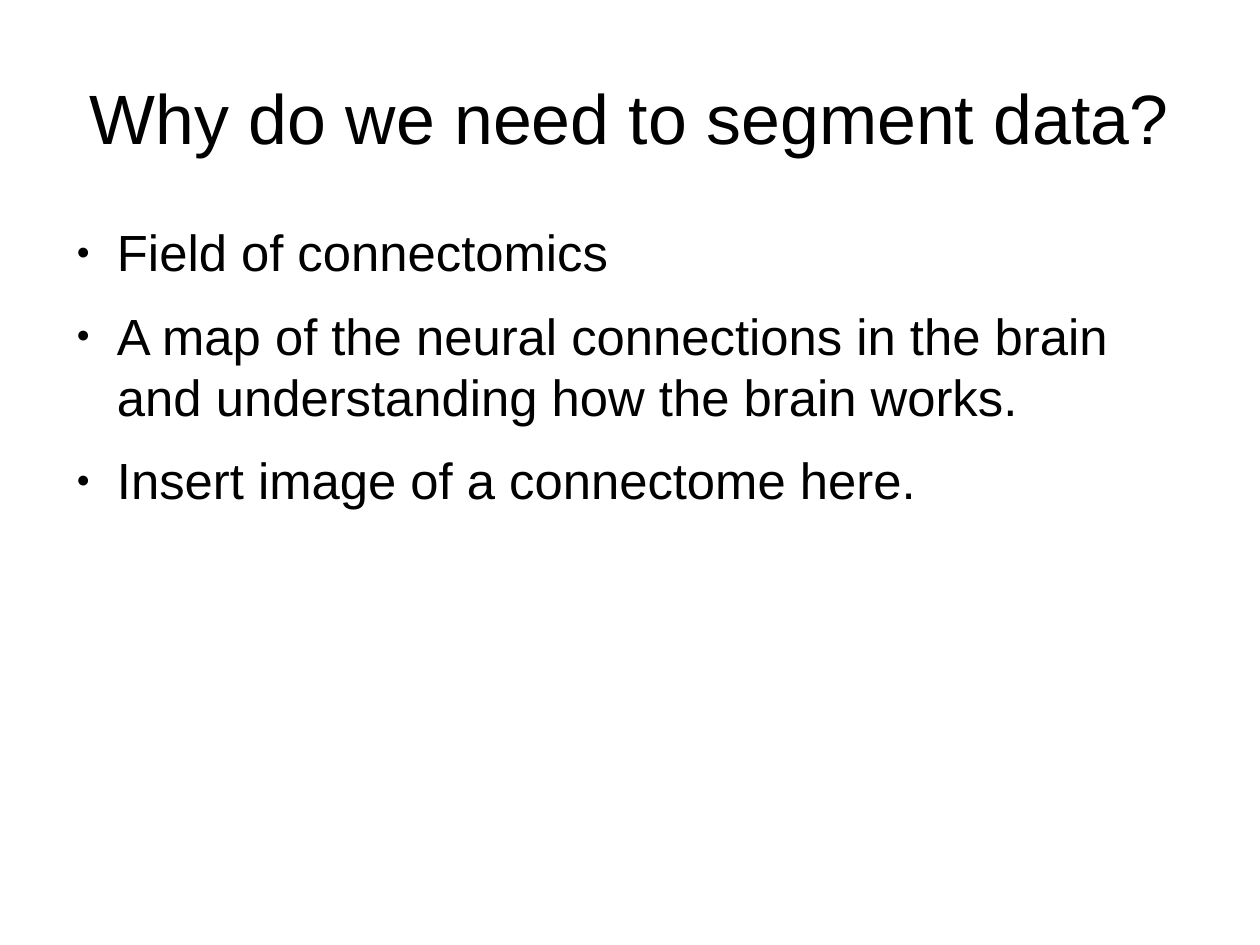
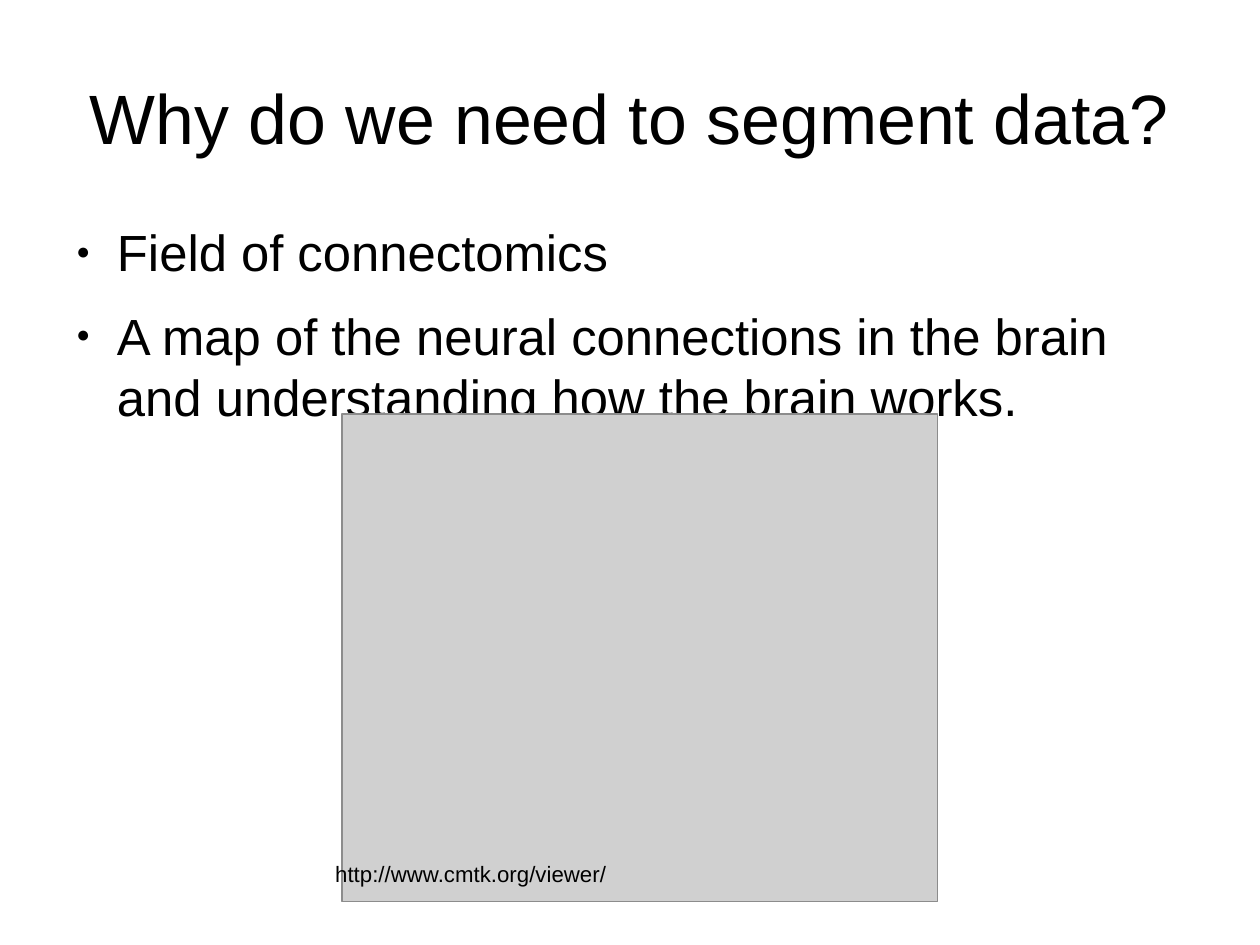
Before and after one commit to JohnnyTeutonic/view_all, a slide deck: slide 5 of Segmentation_Presentation.odp. Drawn at 1260x945 pixels with LibreOffice and Linux fonts; fonts in the diff are those of the drawing; grey boxes stand for pictures. Boxes give left, top, right and bottom in pixels: in the first picture for what was removed or moved away, otherwise in the second. Text is boxed around its words. In the diff, an @@ line names an element or a change of style, - is before the commit and + after.

```diff
--- a/Segmentation_Presentation.odp
+++ b/Segmentation_Presentation.odp
@@ picture added at <box>342,414,938,902</box> @@
@@ text at <box>117,462,916,510</box>: paragraph removed @@
-● Insert image of a connectome here.
@@ text added at <box>335,864,606,887</box>, 14 pt, text #000000 @@
+http://www.cmtk.org/viewer/
```
Also in this commit, not shown: 3 other slides changed, 4 slides added, 3 slides removed, 1 other file.
